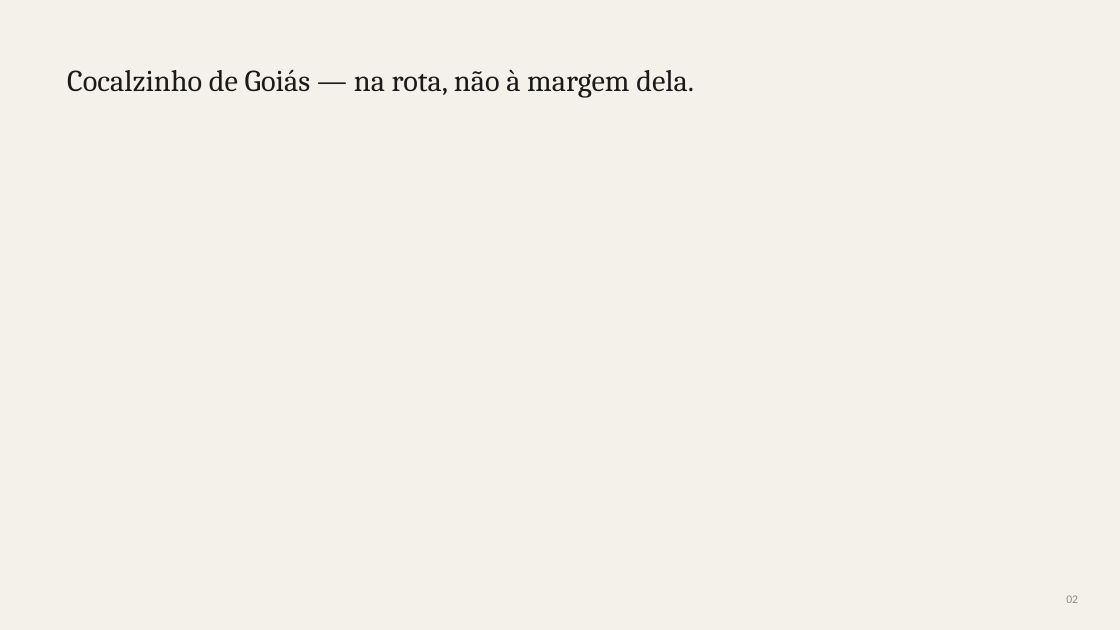
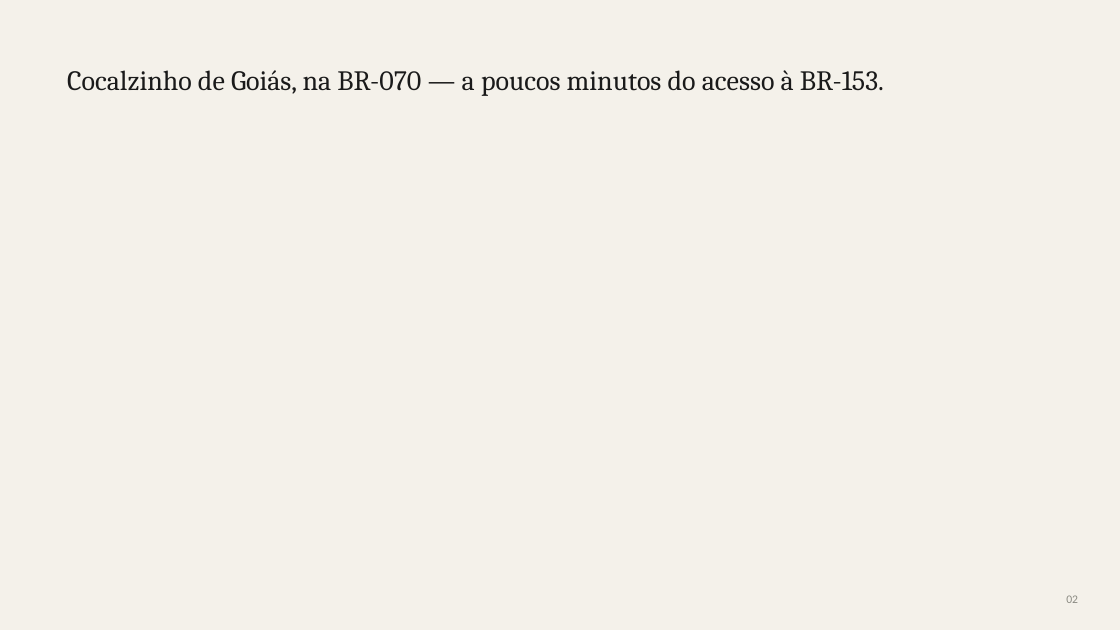
Before and after one commit to vlogronaldooliveira/github-slideshow, a slide deck: slide 3 of assets/girassol/Centro-de-Servicos-Girassol-Cocalzinho.pptx. Drawn at 1120x630 pixels with LibreOffice and Linux fonts; fonts in the diff are those of the drawing; background and template pictures are left out. Boxes give left, top, right and bottom in pixels: in the first picture for what was removed or moved away, otherwise in the second. Text is boxed around its words. In the diff, an @@ line names an element or a change of style, - is before the commit and + after.

```diff
--- a/assets/girassol/Centro-de-Servicos-Girassol-Cocalzinho.pptx
+++ b/assets/girassol/Centro-de-Servicos-Girassol-Cocalzinho.pptx
@@ text at bbox=[67, 70, 884, 96]: text changed; size 26 to 24 pt @@
-Cocalzinho de Goiás — na rota, não à margem dela.
+Cocalzinho de Goiás, na BR-070 — a poucos minutos do acesso à BR-153.
```
Also in this commit, not shown: 5 other slides changed, 1 slide added, 2 slides removed.
